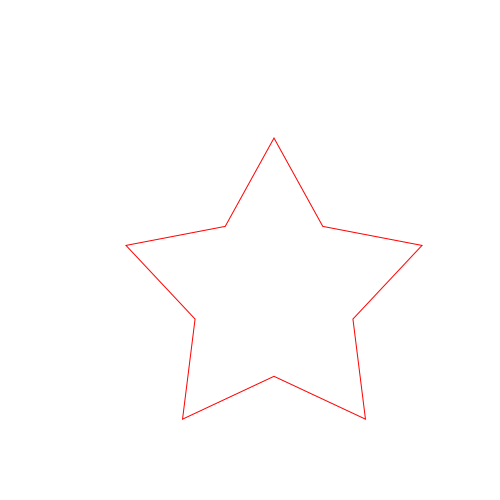
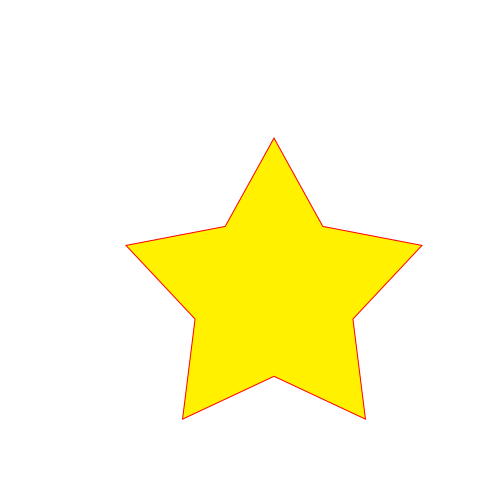
Layers edited between the first and the second 500 x 500 image:
painted on "シェイプ 1" over (x1=127, y1=139, x2=421, y2=419)
